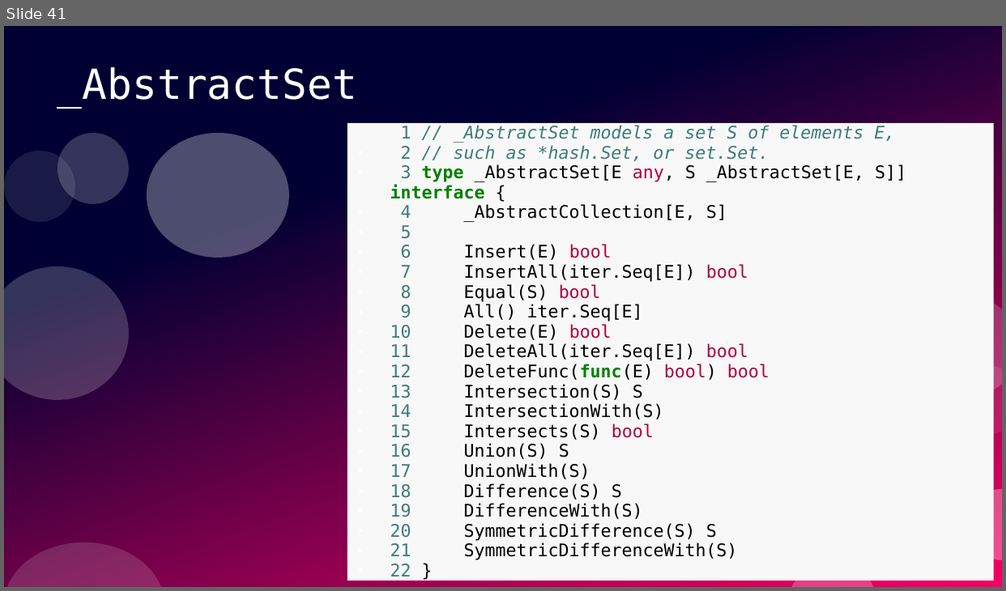
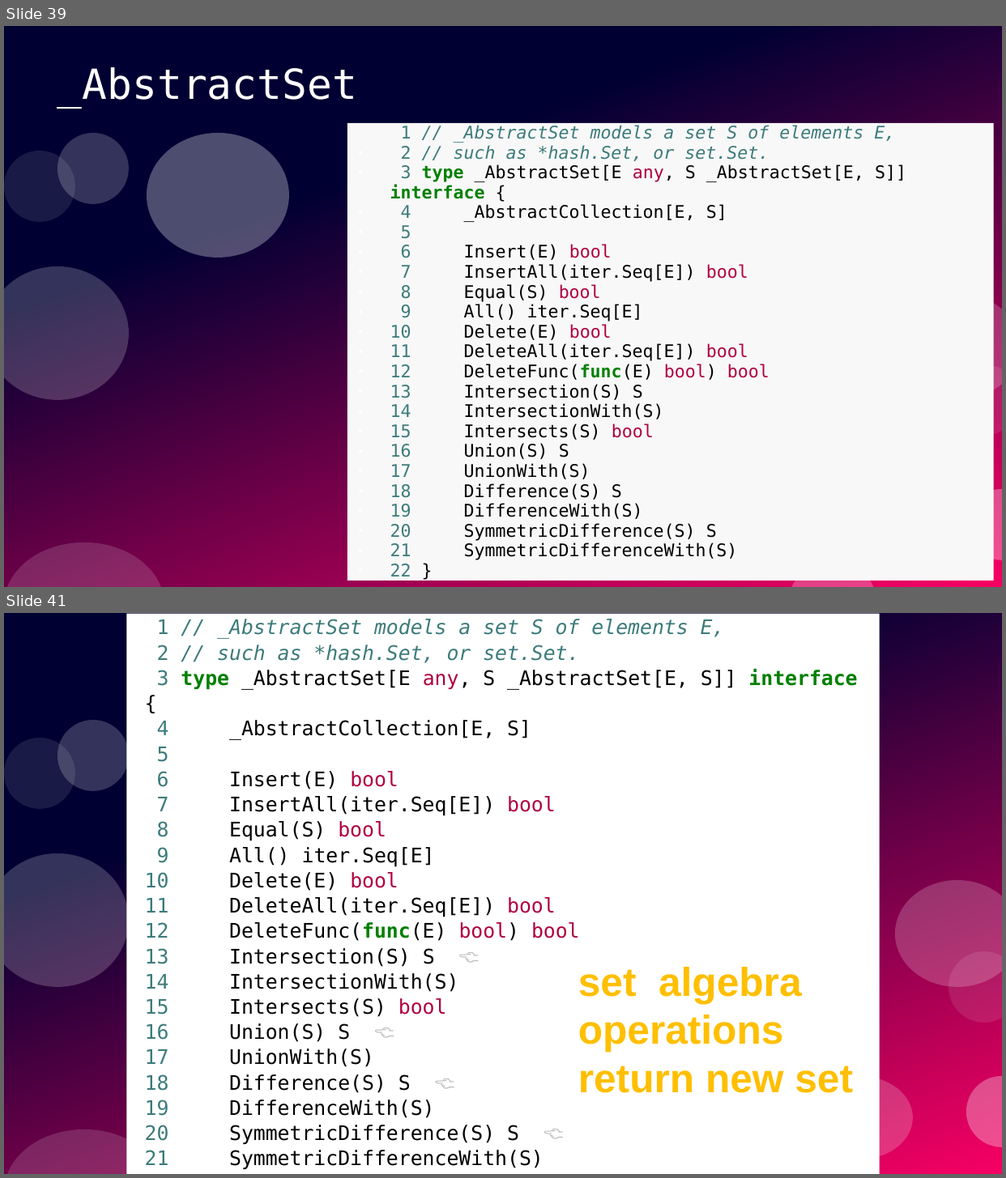
Before and after one commit to ramalho/sets-in-go, a slide deck: sets-in-go.odp. Shown one above the other, each under a label of ours: slide 41 before the commit, slides 39 and 41 after it; the slides between them are not shown. The pictures are 1006x591 and 1006x1178 pixels, drawn with LibreOffice and Linux fonts; fonts in the diff are those of the drawing. Boxes give left, top, right and bottom in pixels: in the first picture for what was removed or moved away, otherwise in the second. Text is boxed around its words. In the diff, an @@ line names an element or a change of style, - is before the commit and + after.

```diff
--- a/sets-in-go.odp
+++ b/sets-in-go.odp
@@ slide 41 added at [4,613,1002,1174], background #FFFFFF; not listed: 9 template elements that a slide beside it also shows @@
@@ text added at [126,614,879,1174], fill #FFFFFF, 16 pt, text #000000 @@
+1 // _AbstractSet models a set S of elements E,
+2 // such as *hash.Set, or set.Set.
+3 type _AbstractSet[E any, S _AbstractSet[E, S]] interface {
+4 _AbstractCollection[E, S]
+5
+6 Insert(E) bool
+7 InsertAll(iter.Seq[E]) bool
+8 Equal(S) bool
+9 All() iter.Seq[E]
+10 Delete(E) bool
+11 DeleteAll(iter.Seq[E]) bool
+12 DeleteFunc(func(E) bool) bool
+13 Intersection(S) S 👈
+14 IntersectionWith(S)
+15 Intersects(S) bool
+16 Union(S) S 👈
+17 UnionWith(S)
+18 Difference(S) S 👈
+19 DifferenceWith(S)
+20 SymmetricDifference(S) S 👈
+21 SymmetricDifferenceWith(S)
+22 }
@@ text added at [578,967,853,1093], 32 pt, text #FFBF00, bold @@
+set algebra
+operations
+return new set
@@ ellipse added at [807,1076,913,1160], fill #FFFFFF at 20% opacity @@
@@ what was slide 41 is now slide 39 @@
```
Also in this commit, not shown: 4 slides changed, 6 other slides added, 1 other file.
